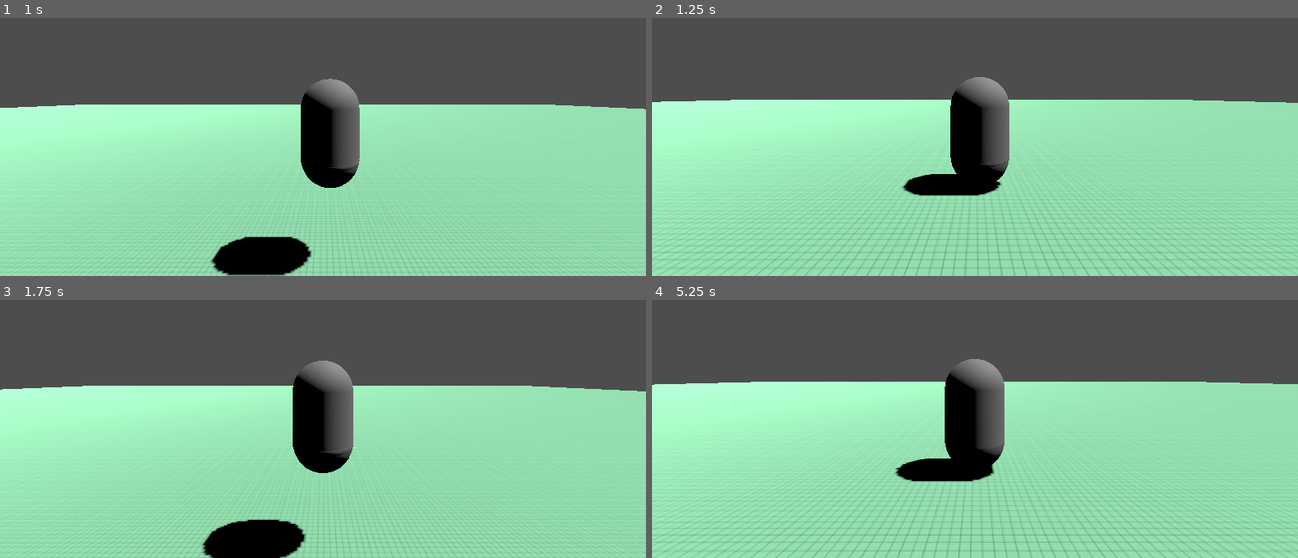
Above: before the commit, frames 1-4 (two rows, left to right).
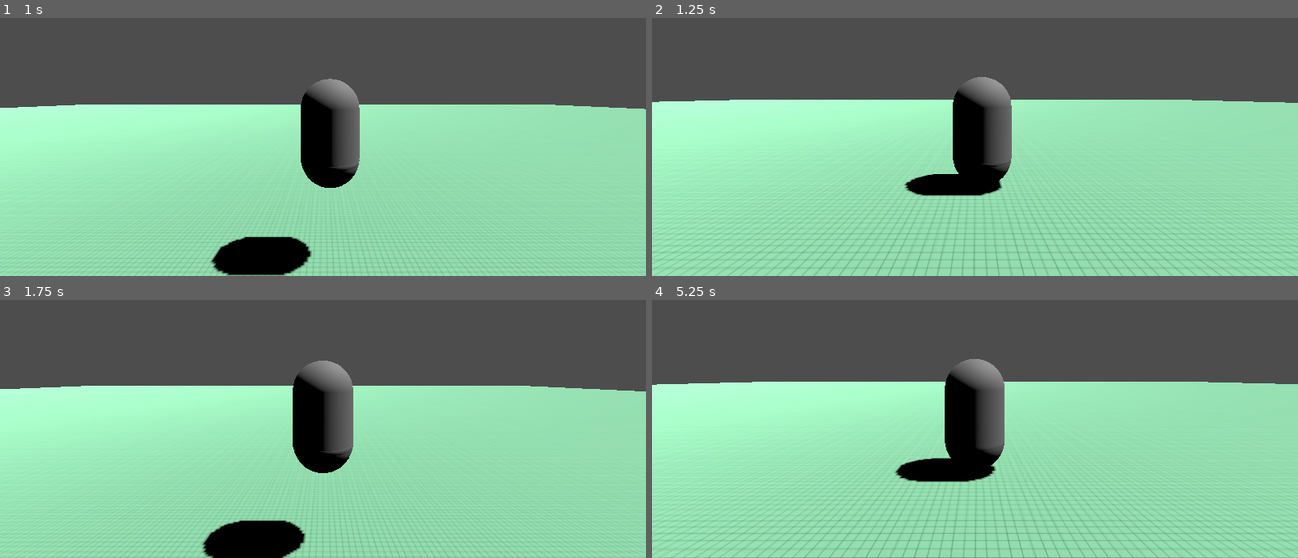
Above: after the commit, the same moments.

Repository: Mangonels/Godot-RigidBody3D-character-movement
Game: Godot game, scene res://scene.tscn
Two runs of this game, one before a commit and one after it. Both use one fixed random seed, a clock stepped at 60 frames per second and the inputs below.
Inputs (mouse positions are in pixels of both pictures, inside the frame that each line leads up to):
- Up to frame 1 (1 s): tap Enter (ui_accept) at 0.5 s; move the mouse to (465, 77) at 0.52 s; hold D (move_right) from 0.53 s (still down); hold F from 0.53 s (still down); click (465, 77) at 0.67 s; tap Space (jump) at 0.77 s
- Up to frame 2 (1.25 s): keep holding D (move_right); keep holding F
- Up to frame 3 (1.75 s): move the mouse to (193, 395) at 1.27 s; release D (move_right) at 1.28 s; release F at 1.28 s; hold S (move_backward) from 1.28 s (still down); tap F at 1.35 s; tap Space (jump) at 1.52 s
- Up to frame 4 (5.25 s): move the mouse to (outside the picture) at 2.02 s; release S (move_backward) at 2.03 s; hold D (move_right) 2.03-2.78 s; hold F 2.03-2.78 s; move the mouse to (942, 449) at 2.77 s; hold W (move_forward) 2.78-3.53 s; tap F at 2.85, 4.35 s; click (942, 449) at 2.92 s; tap Space (jump) at 3.02, 3.77, 4.52 s; move the mouse to (1168, 431) at 3.52 s; hold F 3.53-4.28 s; hold A (move_left) 3.53-5.03 s; move the mouse to (781, 323) at 4.27 s; move the mouse to (1007, 377) at 5.02 s; hold S (move_backward) from 5.03 s (still down); hold F from 5.03 s (still down); click (1007, 377) at 5.17 s

Frame 1 is identical in both runs. In frame 2, 1.4% of the frame differs, in the area x 0-100%, y 22-100%; in frame 3, 0.2%; in frame 4, 3.3%, in the area x 0-100%, y 23-100%.

Commit message:
Worked around weird landing velocity halt by disabling friction on landing frame 1

Diff:
--- a/Scripts/Characters/Protagonists/Overworld/protagonist_logic_overworld.gd
+++ b/Scripts/Characters/Protagonists/Overworld/protagonist_logic_overworld.gd
@@ -1,11 +1,16 @@
 class_name ProtagonistLogic_Overworld extends Node
+
+var _grounded_previous_frame = false
 
 @export var protagonist_body : ProtagonistMovement_Overworld
 @export var protagonist_feet : RigidBody3D
+@export var ground_checker : ContactChecker_Groups
 
 var last_jump_input_start : float = 0.0
 
 func _physics_process(_delta):
+	_on_grounded_ungrounded_checks()
+
 	# Movement command check
 	var move_direction = Vector2.ZERO
 	move_direction.x = Input.get_action_strength("move_right") - Input.get_action_strength("move_left")
@@ -23,3 +28,17 @@
 
 func _process(_delta):
 	last_jump_input_start += _delta
+
+func _on_grounded_ungrounded_checks():
+	# Remove feet friction when detatching from ground,
+	# return friction on landing (could optionally be done gradually)
+	# FIXES: Velocity halt on landing
+
+	# Just detatched from ground check:
+	if(_grounded_previous_frame and not ground_checker.is_contacting()):
+		protagonist_feet.physics_material_override.set_friction(0.0)
+	# Just landed check:
+	elif(not _grounded_previous_frame and ground_checker.is_contacting()):
+		protagonist_feet.physics_material_override.set_friction(0.7)
+
+	_grounded_previous_frame = ground_checker.is_contacting()
--- a/scene.tscn
+++ b/scene.tscn
@@ -86,10 +86,11 @@
 
 [node name="Protagonist_Overworld" type="Node3D" parent="."]
 
-[node name="ProtagonistLogic_Overworld" type="Node" parent="Protagonist_Overworld" node_paths=PackedStringArray("protagonist_body", "protagonist_feet")]
+[node name="ProtagonistLogic_Overworld" type="Node" parent="Protagonist_Overworld" node_paths=PackedStringArray("protagonist_body", "protagonist_feet", "ground_checker")]
 script = ExtResource("5_1eouf")
 protagonist_body = NodePath("../Protagonist_Body_Movement_Overworld")
 protagonist_feet = NodePath("../Protagonist_Feet")
+ground_checker = NodePath("../Protagonist_Feet/Grounded_Checker")
 
 [node name="Protagonist_Body_Movement_Overworld" type="RigidBody3D" parent="Protagonist_Overworld" node_paths=PackedStringArray("main_camera", "ground_checker") groups=["entity"]]
 axis_lock_angular_x = true
